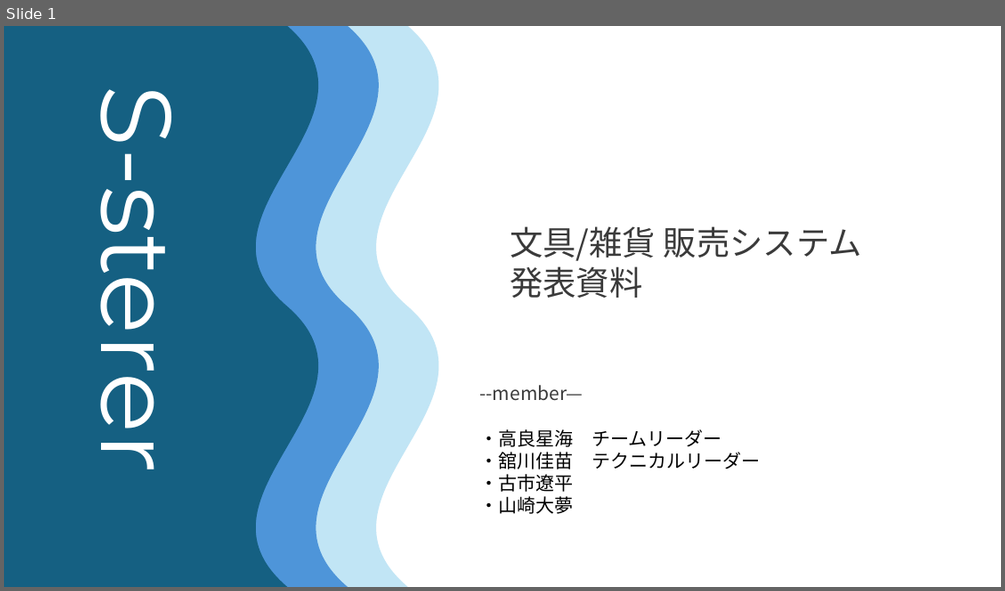
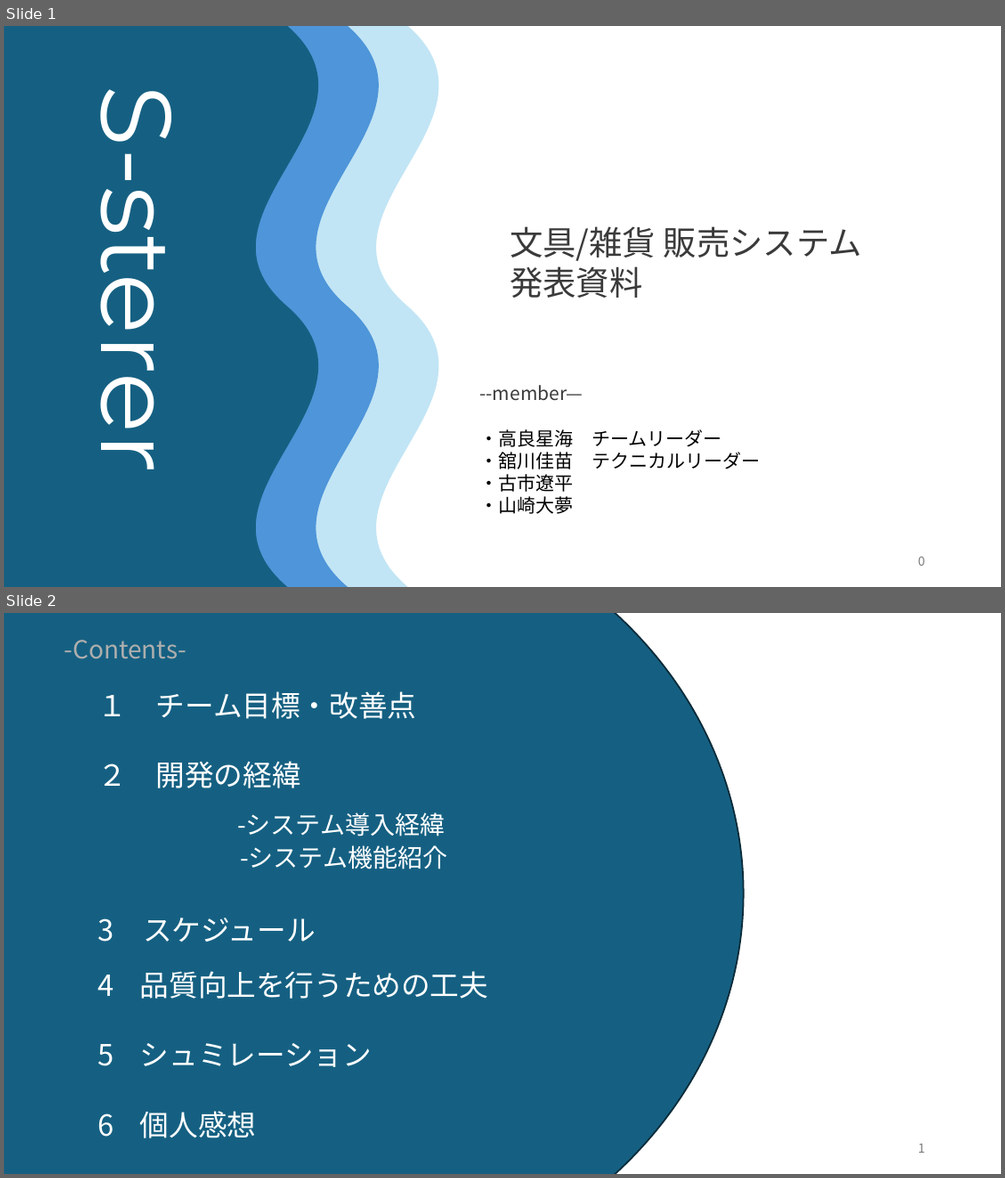
Before and after one commit to kanavii3333/ec-b, a slide deck: plan/最終課題_発表プレゼンテーション .pptx. Shown one above the other, each under a label of ours: slide 1 before the commit, slides 1 and 2 after it. The pictures are 1005x591 and 1005x1178 pixels, drawn with LibreOffice and Linux fonts; fonts in the diff are those of the drawing. Boxes give left, top, right and bottom in pixels: in the first picture for what was removed or moved away, otherwise in the second. Text is boxed around its words. In the diff, an @@ line names an element or a change of style, - is before the commit and + after.

Commit message:
プレゼンテーション資料

```diff
--- a/plan/最終課題_発表プレゼンテーション .pptx
+++ b/plan/最終課題_発表プレゼンテーション .pptx
@@ slide 2 added at [4, 613, 1001, 1174], background #FFFFFF @@
@@ ellipse added at [4, 613, 744, 1174], fill #156082, outline #092A39 1.5 pt @@
@@ text added at [65, 640, 187, 659], 24 pt, text #AEAEAE @@
+-Contents-
@@ text added at [98, 691, 488, 1138], 28 pt, text #FFFFFF @@
+１ チーム目標・改善点
+２ 開発の経緯
+-システム導入経緯
+-システム機能紹介
+3 スケジュール
+4 品質向上を行うための工夫
+5 シュミレーション
+6 個人感想
@@ page number added at [918, 1143, 925, 1152], 12 pt, text #797979 @@
+1
@@ slide 1 changed as well @@
@@ page number added at [918, 556, 925, 565], 12 pt, text #797979 @@
+0
```
Also in this commit, not shown: 3 other slides changed, 14 other slides added, 4 slides removed.
